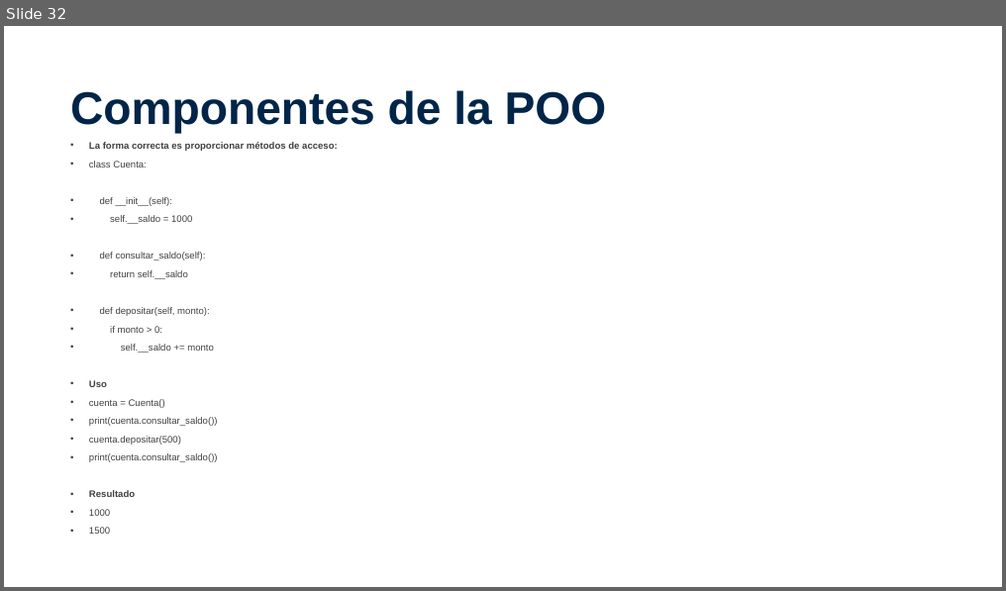
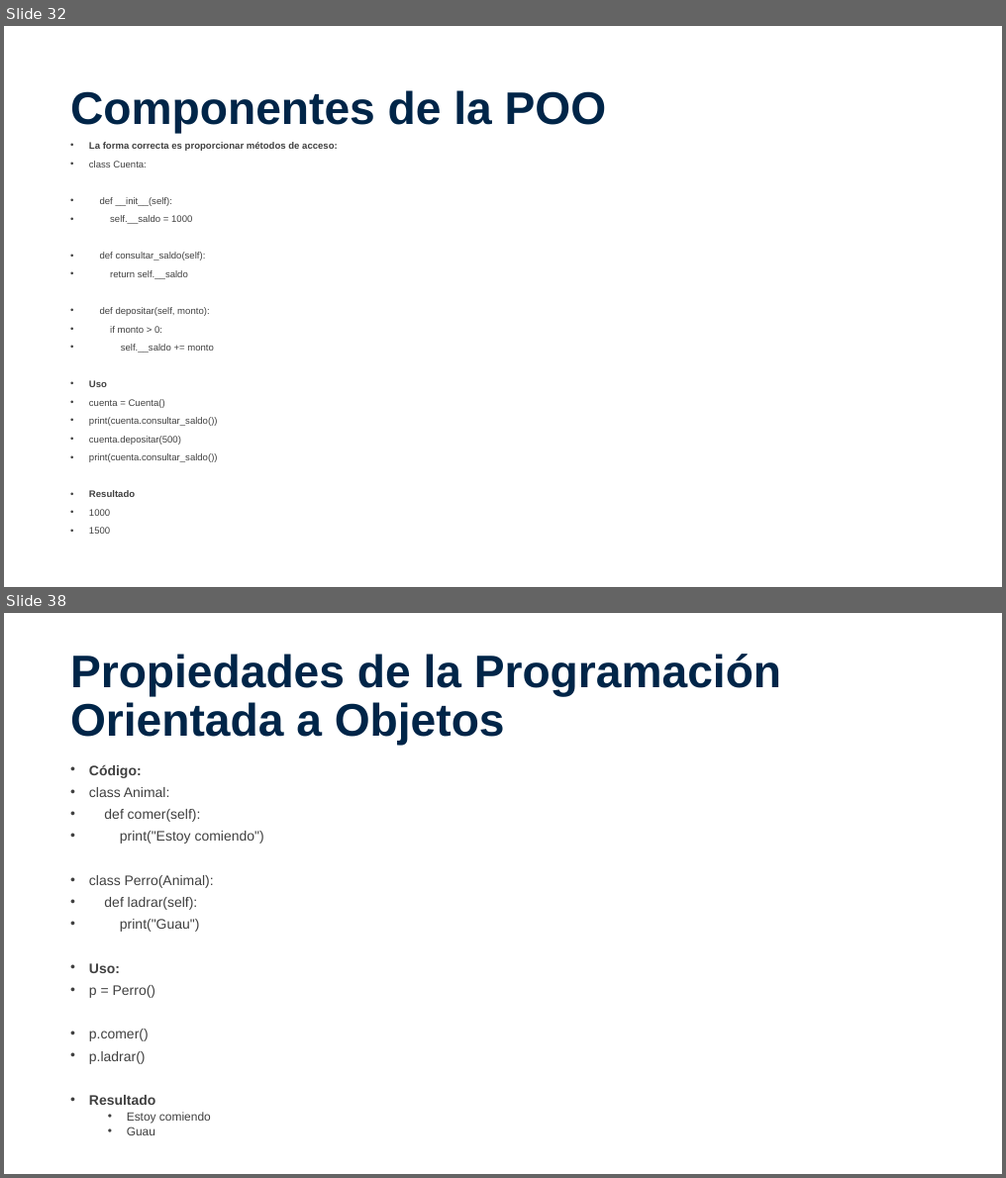
Before and after one commit to VictorBorquez-VBH/Taller-Programacion-Python-AIEP, a slide deck: POO_01.pptx. Shown one above the other, each under a label of ours: slide 32 before the commit, slides 32 and 38 after it; the slides between them are not shown. The pictures are 1006x591 and 1006x1178 pixels, drawn with LibreOffice and Linux fonts; fonts in the diff are those of the drawing; background and template pictures are left out. Boxes give left, top, right and bottom in pixels: in the first picture for what was removed or moved away, otherwise in the second. Text is boxed around its words. In the diff, an @@ line names an element or a change of style, - is before the commit and + after.

```diff
--- a/POO_01.pptx
+++ b/POO_01.pptx
@@ slide 38 added at <box>4,613,1002,1174</box>, background picture (left out) @@
@@ title added at <box>70,654,781,746</box>, 44 pt, text #002548, bold @@
+Propiedades de la Programación Orientada a Objetos
@@ text added at <box>89,764,264,1136</box>, 13.3 pt, text #404040 @@
+• Código:
+• class Animal:
+• def comer(self):
+• print("Estoy comiendo")
+• class Perro(Animal):
+• def ladrar(self):
+• print("Guau")
+• Uso:
+• p = Perro()
+• p.comer()
+• p.ladrar()
+• Resultado
+  • Estoy comiendo
+  • Guau
```
Also in this commit, not shown: 1 slide changed, 12 other slides added, 1 slide removed, 7 other files.
